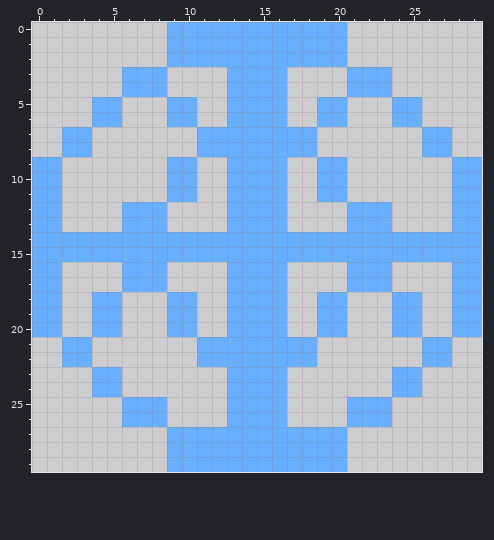
Two states of a pixel-art sprite, coursor/cursor.png. The picture above was drawn from the file before the commit.
The file is 30x30 pixels.
New version:
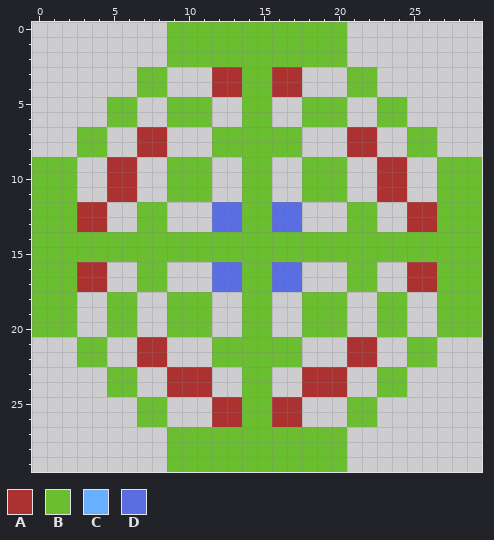
Palette (. is transparent): A #ac3232  B #6abe30  C #69afff  D #5b6ee1
Change:
Changed rows in their new state; - is an unchanged pixel.
first column x 0:
 0 ---------BBBBBBBBBBBB---------
 1 ---------BBBBBBBBBBBB---------
 2 ---------BBBBBBBBBBBB---------
 3 ------.BB---AABBAA---BB.------
 4 ------.BB---AABBAA---BB.------
 5 ----.BB--BBB-.BB.-BBB--BB.----
 6 ----.BB--BBB-.BB.-BBB--BB.----
 7 --.BB--AA--.BBBBBB.--AA--BB.--
 8 --.BB--AA--.BBBBBB.--AA--BB.--
 9 BBB--AA--BBB-.BB.-BBB--AA--BBB
10 BBB--AA--BBB-.BB.-BBB--AA--BBB
11 BBB--AA--BBB-.BB.-BBB--AA--BBB
12 BBBAA-.BB---DDBBDD---BB.-AABBB
13 BBBAA-.BB---DDBBDD---BB.-AABBB
14 BBBBBBBBBBBBBBBBBBBBBBBBBBBBBB
15 BBBBBBBBBBBBBBBBBBBBBBBBBBBBBB
16 BBBAA-.BB---DDBBDD---BB.-AABBB
17 BBBAA-.BB---DDBBDD---BB.-AABBB
18 BBB-.BB--BBB-.BB.-BBB--BB.-BBB
19 BBB-.BB--BBB-.BB.-BBB--BB.-BBB
20 BBB-.BB--BBB-.BB.-BBB--BB.-BBB
21 --.BB--AA--.BBBBBB.--AA--BB.--
22 --.BB--AA--.BBBBBB.--AA--BB.--
23 ----.BB--AAA-.BB.-AAA--BB.----
24 ----.BB--AAA-.BB.-AAA--BB.----
25 ------.BB---AABBAA---BB.------
26 ------.BB---AABBAA---BB.------
27 ---------BBBBBBBBBBBB---------
28 ---------BBBBBBBBBBBB---------
29 ---------BBBBBBBBBBBB---------
